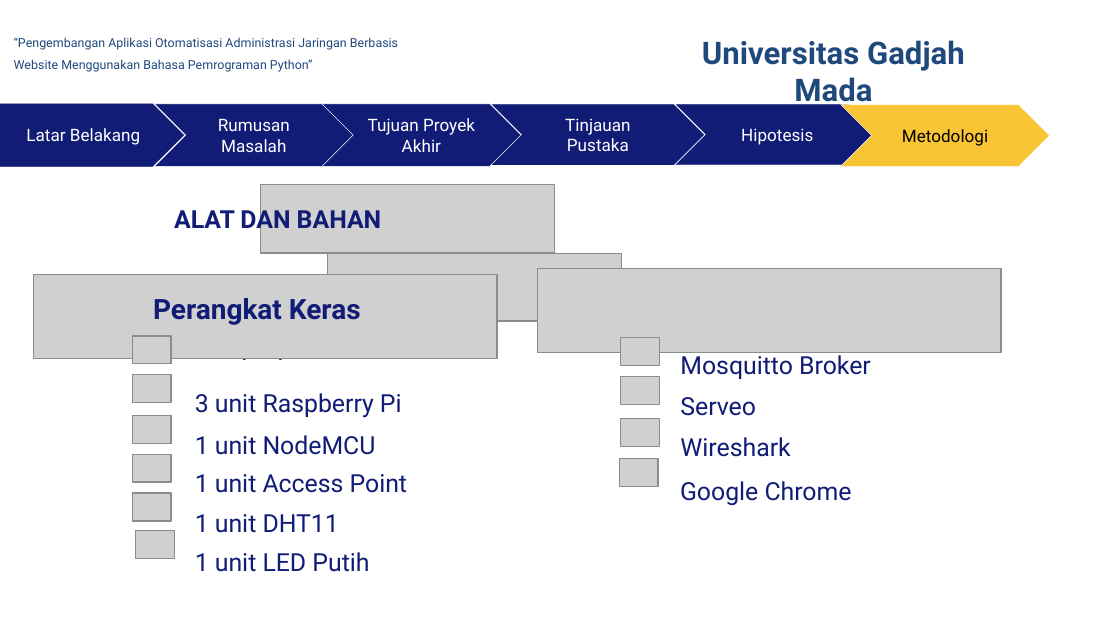
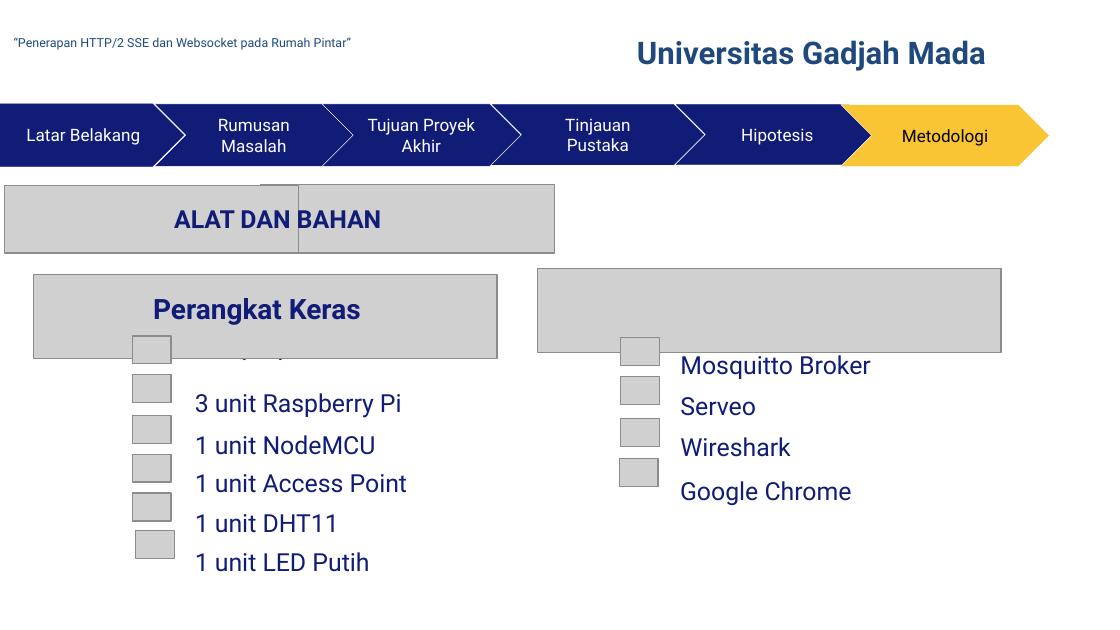
Before and after one commit to rusminto/ws_sse, a slide deck: slide 21 of berkas/ppt muham.pptx (slide 14 before the commit). Drawn at 1120x630 pixels with LibreOffice and Linux fonts; fonts in the diff are those of the drawing; grey boxes stand for pictures; background and template pictures are left out. Boxes give left, top, right and bottom in pixels: in the first picture for what was removed or moved away, otherwise in the second. Text is boxed around its words. In the diff, an @@ line names an element or a change of style, - is before the commit and + after.

```diff
--- a/berkas/ppt muham.pptx
+++ b/berkas/ppt muham.pptx
@@ text "Universitas Gadjah Mada" rewrapped from box(702, 40, 965, 109) to box(637, 40, 986, 71) @@
@@ text at box(14, 37, 351, 50): text changed @@
-“Pengembangan Aplikasi Otomatisasi Administrasi Jaringan Berbasis Website Menggunakan Bahasa Pemrograman Python”
+“Penerapan HTTP/2 SSE dan Websocket pada Rumah Pintar”
@@ picture: place and size @@
-picture at box(328, 253, 623, 321)
+picture at box(4, 185, 299, 253)
```
Also in this commit, not shown: 15 other slides changed, 9 slides added, 12 other files.
